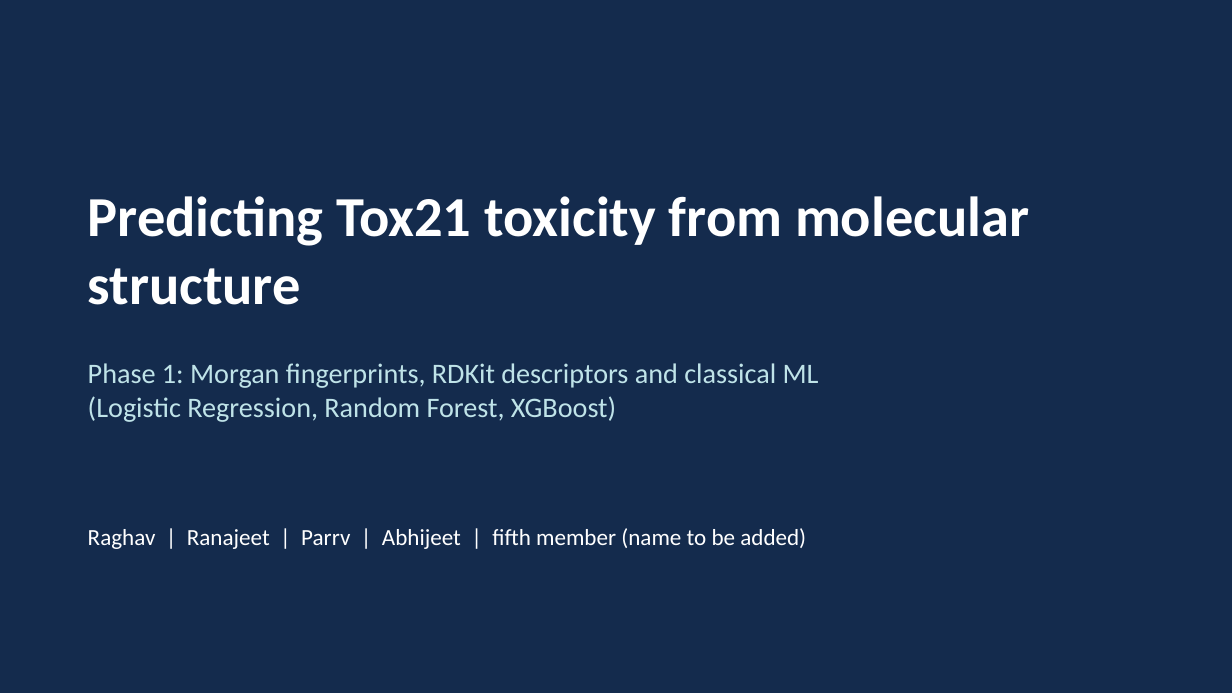
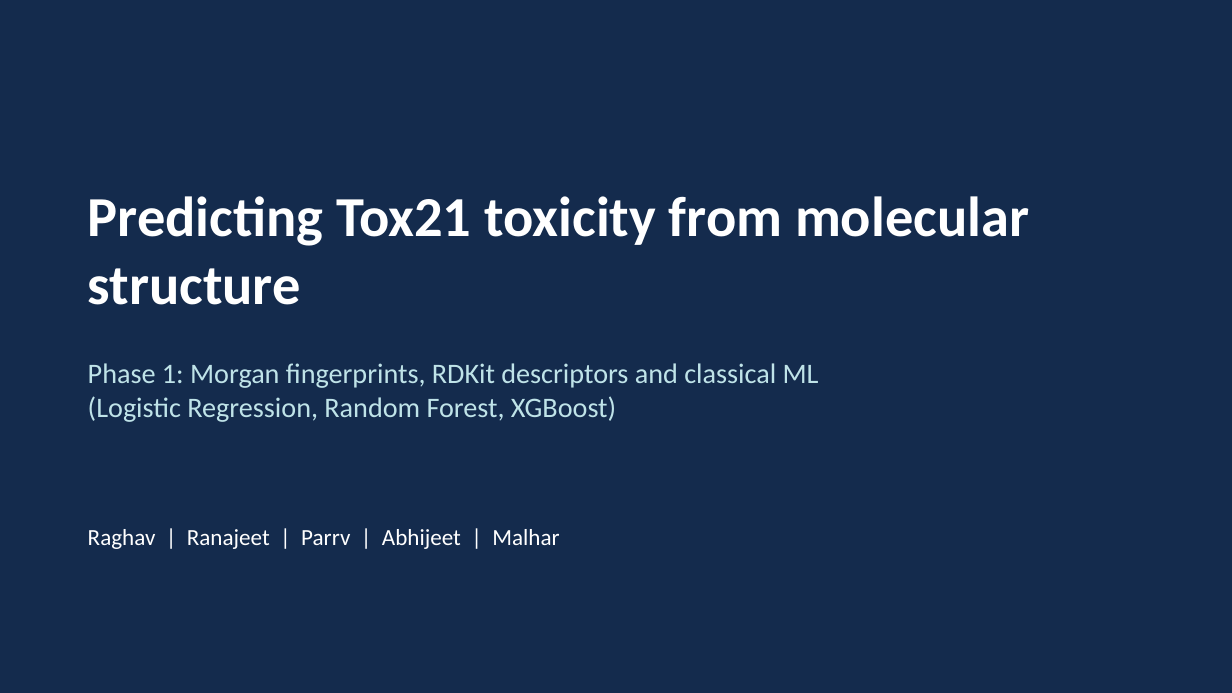
Before and after one commit to GabbyMymus/Molecular-Toxicity-Prediction, a slide deck: slide 1 of tox21-phase1/slides/tox21_phase1.pptx. Drawn at 1232x693 pixels with LibreOffice and Linux fonts; fonts in the diff are those of the drawing. Boxes give left, top, right and bottom in pixels: in the first picture for what was removed or moved away, otherwise in the second. Text is boxed around its words. In the diff, an @@ line names an element or a change of style, - is before the commit and + after.

```diff
--- a/tox21-phase1/slides/tox21_phase1.pptx
+++ b/tox21-phase1/slides/tox21_phase1.pptx
@@ text at box(88, 529, 559, 549): text changed @@
-Raghav | Ranajeet | Parrv | Abhijeet | fifth member (name to be added)
+Raghav | Ranajeet | Parrv | Abhijeet | Malhar
```
Also in this commit, not shown: 1 other slide changed, 2 other files.
